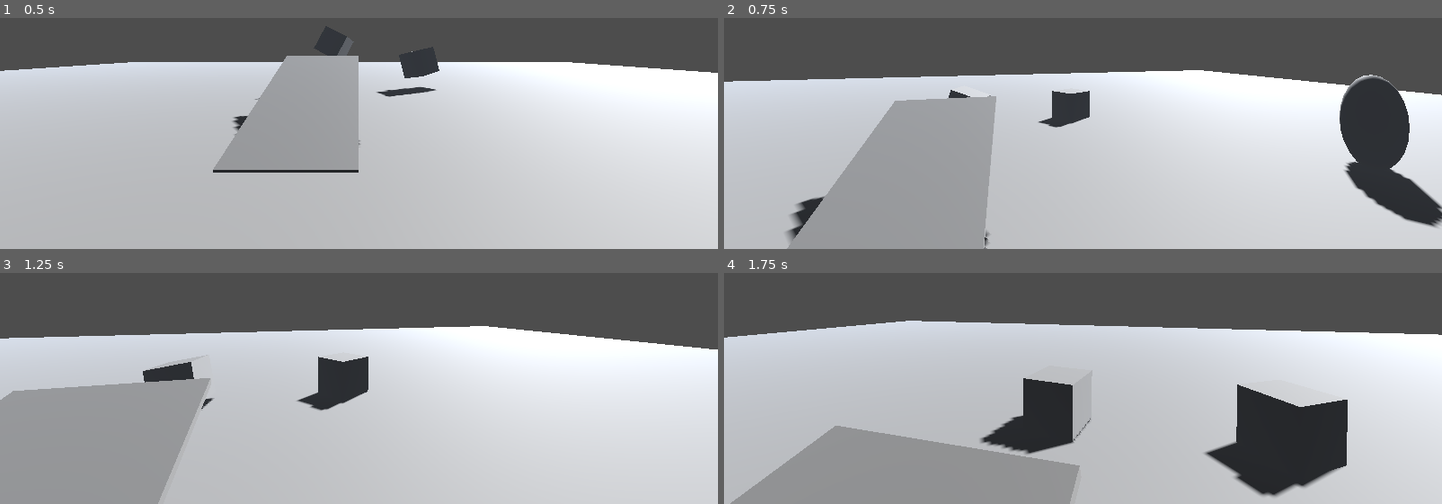
Above: before the commit, frames 1-4 (two rows, left to right).
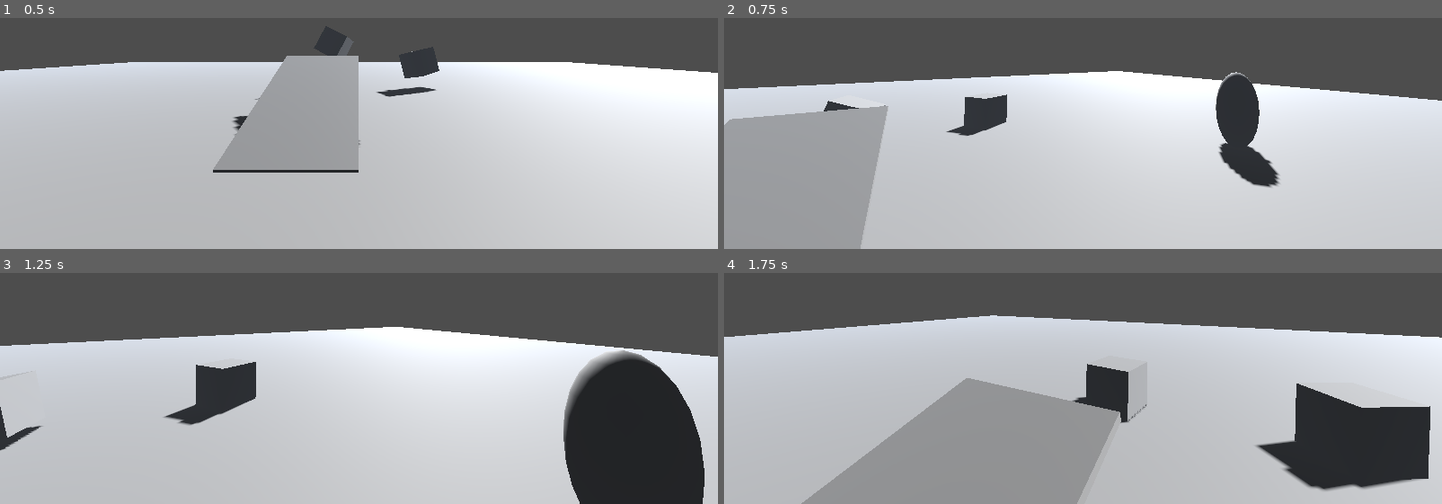
Above: after the commit, the same moments.

Repository: zenonet/GodotFirstPersonController
Game: Godot game, scene res://env.tscn
Same seed, same stepped clock (60 frames per second), same inputs: the game is played once before the commit and once after it.
Inputs (mouse positions are in pixels of both pictures, inside the frame that each line leads up to):
- Up to frame 1 (0.5 s): no input
- Up to frame 2 (0.75 s): tap Enter (ui_accept) at 0.5 s; move the mouse to (1118, 45) at 0.52 s; hold W (forward) from 0.53 s (still down); tap E (pickup, bound only after the commit) at 0.6 s
- Up to frame 3 (1.25 s): keep holding W (forward); tap Enter (ui_accept) at 0.77 s
- Up to frame 4 (1.75 s): keep holding W (forward); move the mouse to (1047, 303) at 1.27 s; click (1047, 303) at 1.35 s; tap Enter (ui_accept) at 1.52 s

Frame 1 is identical in both runs. In frame 2, 30% of the frame differs, in the area x 0-100%, y 22-100%; in frame 3, 29%; in frame 4, 21%.

Commit message:
Added shooting

Diff:
--- a/FirstPersonController.gd
+++ b/FirstPersonController.gd
@@ -4,8 +4,11 @@
 const SPEED = 5.0
 const SPRINT_SPEED = 7.0
 const JUMP_VELOCITY = 4.5
+const BULLET_SPREAD = 2
+const FIRE_RATE = 30 # In bullets/second
 
 @onready var raycast = $"Camera/RayCast"
+@export var bulletScene: PackedScene
 var pickupObj = null
 
 # Get the gravity from the project settings to be synced with RigidBody nodes.
@@ -16,7 +19,9 @@
 func _ready():
 	Input.set_mouse_mode(Input.MOUSE_MODE_CAPTURED)
 
+var time_since_bullet = 0.0
 func _process(delta):
+	time_since_bullet += delta
 	if Input.is_action_just_released("close"):
 		get_tree().quit()
 
@@ -37,6 +42,21 @@
 	pickupObj.freeze = false
 	pickupObj.reparent(get_parent())
 	pickupObj = null
+
+func shoot():
+
+	if(time_since_bullet < 1.0/FIRE_RATE):
+		return
+
+	time_since_bullet = 0
+	var b = bulletScene.instantiate()
+	get_tree().root.add_child(b)
+	b.position = $"Camera/Guntip".global_position
+
+	var x_spread = randf_range(-BULLET_SPREAD, BULLET_SPREAD)
+	var y_spread = randf_range(-BULLET_SPREAD, BULLET_SPREAD)
+
+	b.rotation_degrees = Vector3($Camera.rotation_degrees.x + x_spread, rotation_degrees.y + y_spread, 0)
 
 func _physics_process(delta):
 
@@ -73,4 +93,7 @@
 		velocity.x = move_toward(velocity.x, 0, speed)
 		velocity.z = move_toward(velocity.z, 0, speed)
 
+	if Input.is_action_pressed("shoot"):
+		shoot()
+
 	move_and_slide()
--- a/Player.tscn
+++ b/Player.tscn
@@ -1,11 +1,13 @@
-[gd_scene load_steps=3 format=3 uid="uid://dgdkt1n2tre1x"]
+[gd_scene load_steps=4 format=3 uid="uid://dgdkt1n2tre1x"]
 
 [ext_resource type="Script" path="res://FirstPersonController.gd" id="1_8lccc"]
+[ext_resource type="PackedScene" uid="uid://cw8eo44imysbl" path="res://bullet.tscn" id="2_hn1b3"]
 
 [sub_resource type="CapsuleShape3D" id="CapsuleShape3D_8q0e5"]
 
 [node name="Player" type="CharacterBody3D"]
 script = ExtResource("1_8lccc")
+bulletScene = ExtResource("2_hn1b3")
 
 [node name="CollisionShape3D" type="CollisionShape3D" parent="."]
 shape = SubResource("CapsuleShape3D_8q0e5")
@@ -23,3 +25,6 @@
 transform = Transform3D(1, 0, 0, 0, -4.37114e-08, -1, 0, 1, -4.37114e-08, 0, 0, 0)
 exclude_parent = false
 target_position = Vector3(0, -1.8, 0)
+
+[node name="Guntip" type="Marker3D" parent="Camera"]
+transform = Transform3D(1, 0, 0, 0, 1, 0, 0, 0, 1, 0.269573, -0.178406, -0.580368)
--- /dev/null
+++ b/bullet.gd
@@ -0,0 +1,6 @@
+extends Node3D
+
+const speed = 5
+# Called every frame. 'delta' is the elapsed time since the previous frame.
+func _physics_process(delta):
+	position += -transform.basis.z * speed
--- /dev/null
+++ b/bullet.tscn
@@ -0,0 +1,11 @@
+[gd_scene load_steps=2 format=3 uid="uid://cw8eo44imysbl"]
+
+[ext_resource type="Script" path="res://bullet.gd" id="1_j4sns"]
+
+[node name="Bullet" type="Node3D"]
+script = ExtResource("1_j4sns")
+
+[node name="CSGSphere3D" type="CSGSphere3D" parent="."]
+radius = 0.05
+radial_segments = 4
+rings = 2
--- a/project.godot
+++ b/project.godot
@@ -14,6 +14,11 @@
 run/main_scene="res://env.tscn"
 config/features=PackedStringArray("4.2", "Mobile")
 config/icon="res://icon.svg"
+
+[display]
+
+window/size/viewport_width=2304
+window/size/viewport_height=1296
 
 [input]
 
@@ -49,7 +54,12 @@
 }
 pickup={
 "deadzone": 0.5,
-"events": [Object(InputEventMouseButton,"resource_local_to_scene":false,"resource_name":"","device":-1,"window_id":0,"alt_pressed":false,"shift_pressed":false,"ctrl_pressed":false,"meta_pressed":false,"button_mask":1,"position":Vector2(100, 29),"global_position":Vector2(106, 91),"factor":1.0,"button_index":1,"canceled":false,"pressed":true,"double_click":false,"script":null)
+"events": [Object(InputEventKey,"resource_local_to_scene":false,"resource_name":"","device":-1,"window_id":0,"alt_pressed":false,"shift_pressed":false,"ctrl_pressed":false,"meta_pressed":false,"pressed":false,"keycode":0,"physical_keycode":69,"key_label":0,"unicode":101,"echo":false,"script":null)
+]
+}
+shoot={
+"deadzone": 0.5,
+"events": [Object(InputEventMouseButton,"resource_local_to_scene":false,"resource_name":"","device":-1,"window_id":0,"alt_pressed":false,"shift_pressed":false,"ctrl_pressed":false,"meta_pressed":false,"button_mask":1,"position":Vector2(166, 33),"global_position":Vector2(172, 95),"factor":1.0,"button_index":1,"canceled":false,"pressed":true,"double_click":false,"script":null)
 ]
 }
 
